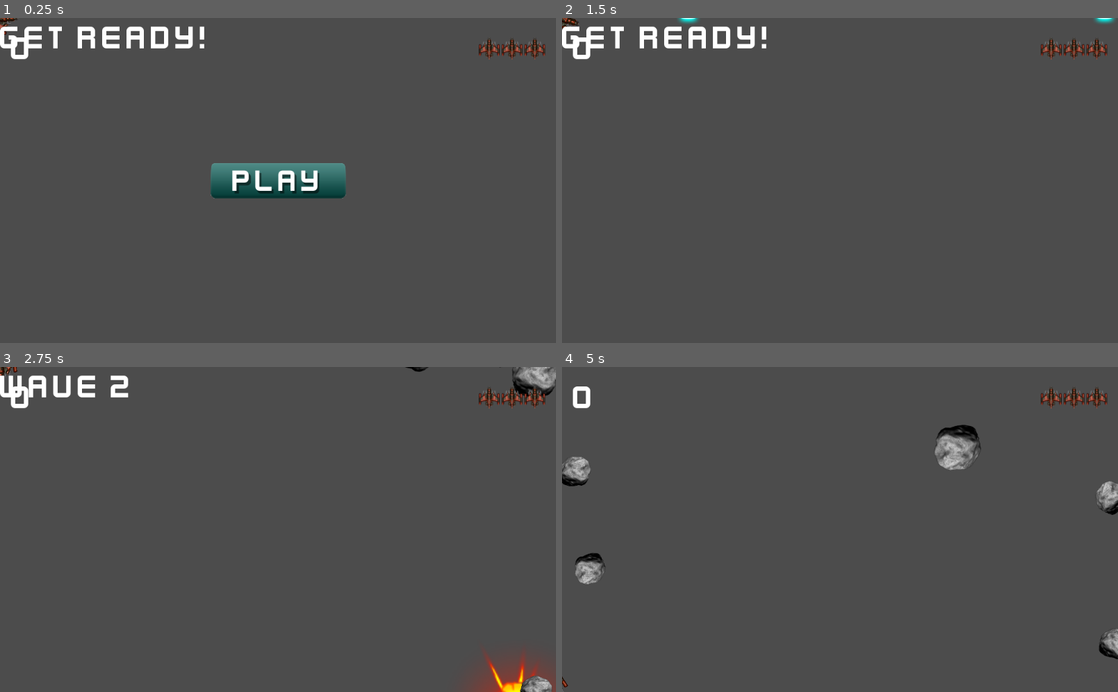
Above: before the commit, frames 1-4 (two rows, left to right).
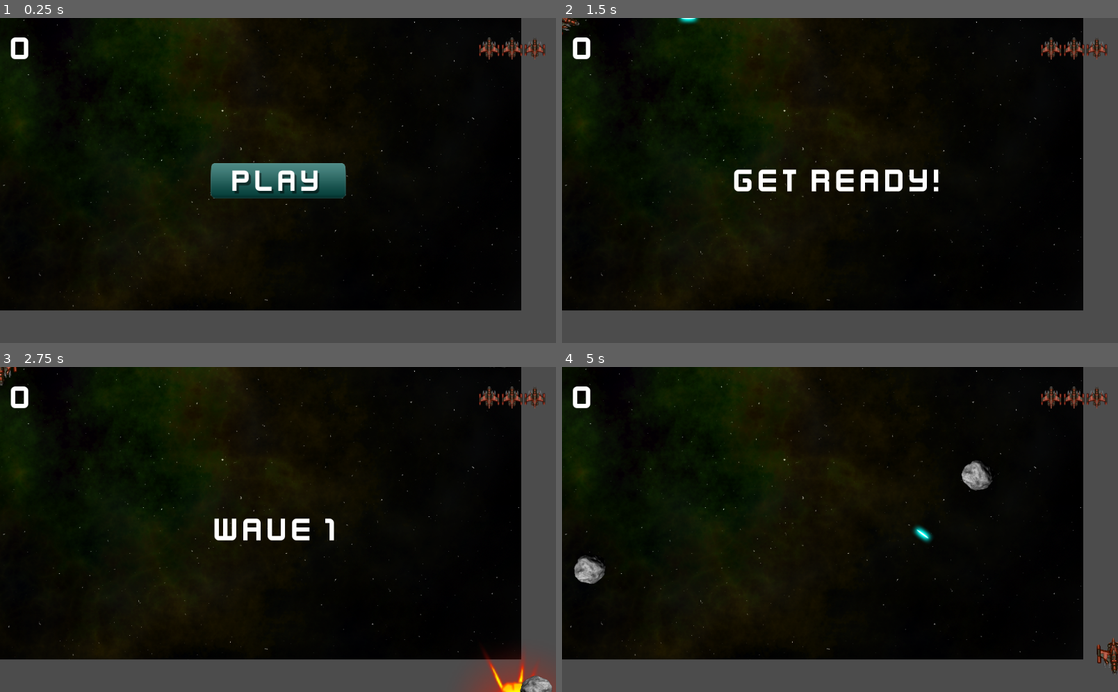
Above: after the commit, the same moments.

Repository: arch13b4ld/godot-game-engine-projects
Game: Godot game, scene res://data/Main.tscn
The game is run twice, just before and just after one commit, with the same random seed, the same clock (stepped at 60 frames per second) and the same inputs.
Inputs (mouse positions are in pixels of both pictures, inside the frame that each line leads up to):
- Up to frame 1 (0.25 s): no input
- Up to frame 2 (1.5 s): click (840, 180) at 0.5 s; tap Enter at 1.25 s; hold Right (rotate_right) from 1.28 s (still down); hold Space (shoot) from 1.28 s (still down)
- Up to frame 3 (2.75 s): release Right (rotate_right) at 2.03 s; release Space (shoot) at 2.03 s; hold Left (rotate_left) from 2.03 s (still down); tap Space (shoot) at 2.1 s
- Up to frame 4 (5 s): release Left (rotate_left) at 2.78 s; hold Right (rotate_right) 2.78-3.53 s; hold Space (shoot) 2.78-3.53 s; hold W (thrust) 3.53-4.28 s; tap Space (shoot) at 3.6 s; hold Left (rotate_left) from 4.28 s (still down); hold Space (shoot) from 4.28 s (still down)

The runs differ from the first frame. In frame 1, 81% of the frame differs, in the area x 0-94%, y 0-90%; in frame 2, 84%; in frame 3, 84%, in the area x 0-100%, y 0-100%; in frame 4, 84%.

Commit message:
Added Player initialzation logic

Diff:
--- a/04-space-rocks/data/Main.gd
+++ b/04-space-rocks/data/Main.gd
@@ -72,4 +72,3 @@
 	randomize()
 	screensize = get_viewport().get_visible_rect().size
 	$Player.screensize = screensize
-	new_game()
--- a/04-space-rocks/data/Main.tscn
+++ b/04-space-rocks/data/Main.tscn
@@ -16,7 +16,6 @@
 Rock = ExtResource( 4 )
 
 [node name="Background" type="Sprite" parent="."]
-visible = false
 texture = ExtResource( 2 )
 
 [node name="Player" parent="." instance=ExtResource( 1 )]
@@ -31,5 +30,6 @@
 [node name="Rocks" type="Node" parent="."]
 
 [node name="HUD" parent="." instance=ExtResource( 5 )]
+[connection signal="lives_changed" from="Player" to="HUD" method="update_lives"]
 [connection signal="shoot" from="Player" to="." method="_on_Player_shoot"]
 [connection signal="start_game" from="HUD" to="." method="new_game"]
--- a/04-space-rocks/data/player/Player.gd
+++ b/04-space-rocks/data/player/Player.gd
@@ -1,6 +1,7 @@
 extends RigidBody2D
 
 signal shoot
+signal lives_changed
 
 enum State {
 	INIT,
@@ -20,9 +21,16 @@
 var screensize = Vector2()
 var shootable = true
 var radius
+var lives = 0 setget set_lives
 
 func start():
-	pass
+	$Sprite.show()
+	self.lives = 3
+	set_state(State.ALIVE)
+
+func set_lives(value):
+	lives = value
+	emit_signal("lives_changed", lives)
 
 func shoot():
 	if state == State.INVULNERABLE:
@@ -85,6 +93,7 @@
 	handle_input()
 
 func _ready():
-	set_state(State.ALIVE)
+	set_state(State.INIT)
+	$Sprite.hide()
 	$TimerGun.wait_time = fire_rate
 	radius = int($Sprite.texture.get_size().x / 2)
--- a/04-space-rocks/data/ui/HUD.tscn
+++ b/04-space-rocks/data/ui/HUD.tscn
@@ -84,6 +84,8 @@
 anchor_right = 1.0
 anchor_bottom = 1.0
 custom_fonts/font = SubResource( 2 )
+align = 1
+valign = 1
 __meta__ = {
 "_edit_use_anchors_": false
 }
